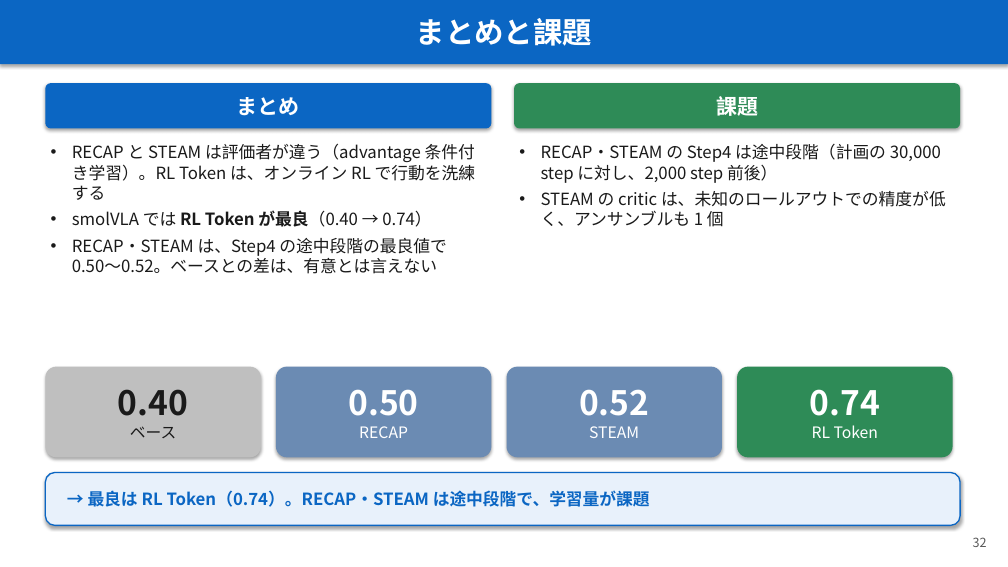
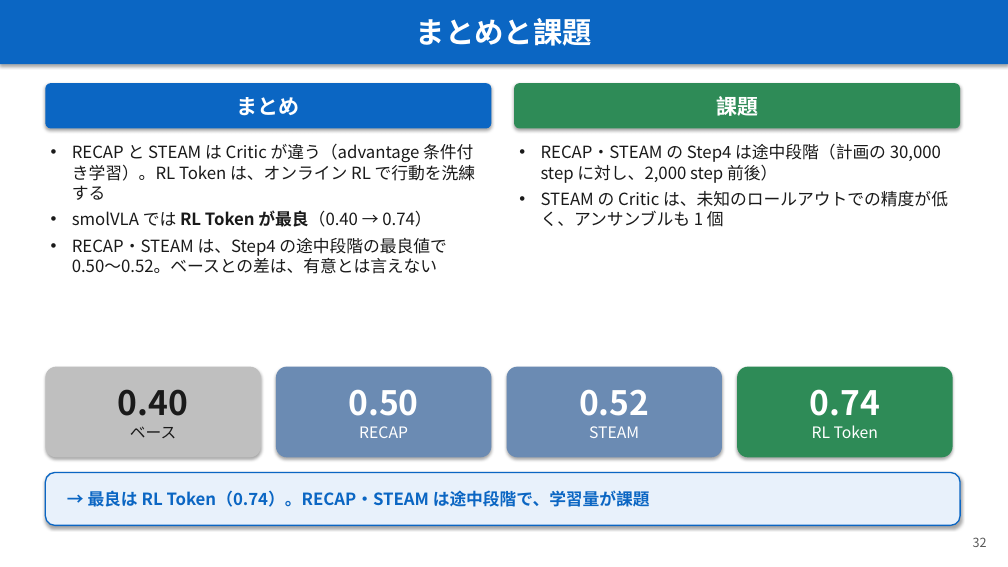
Before and after one commit to Junhand/libero_RL, a slide deck: slide 32 of docs/RECAP_STEAM_RLToken.pptx. Drawn at 1008x567 pixels with LibreOffice and Linux fonts; fonts in the diff are those of the drawing. Boxes give left, top, right and bottom in pixels: in the first picture for what was removed or moved away, otherwise in the second. Text is boxed around its words. In the diff, an @@ line names an element or a change of style, - is before the commit and + after.

```diff
--- a/docs/RECAP_STEAM_RLToken.pptx
+++ b/docs/RECAP_STEAM_RLToken.pptx
@@ text at (72, 144, 475, 200): text changed @@
-• RECAP と STEAM は評価者が違う（advantage 条件付き学習）。RL Token は、オンライン RL で行動を洗練する
+• RECAP と STEAM は Critic が違う（advantage 条件付き学習）。RL Token は、オンライン RL で行動を洗練する
@@ text at (541, 191, 948, 227): text changed @@
-• STEAM の critic は、未知のロールアウトでの精度が低く、アンサンブルも 1 個
+• STEAM の Critic は、未知のロールアウトでの精度が低く、アンサンブルも 1 個
```
Also in this commit, not shown: 4 other slides changed, 1 other file.
